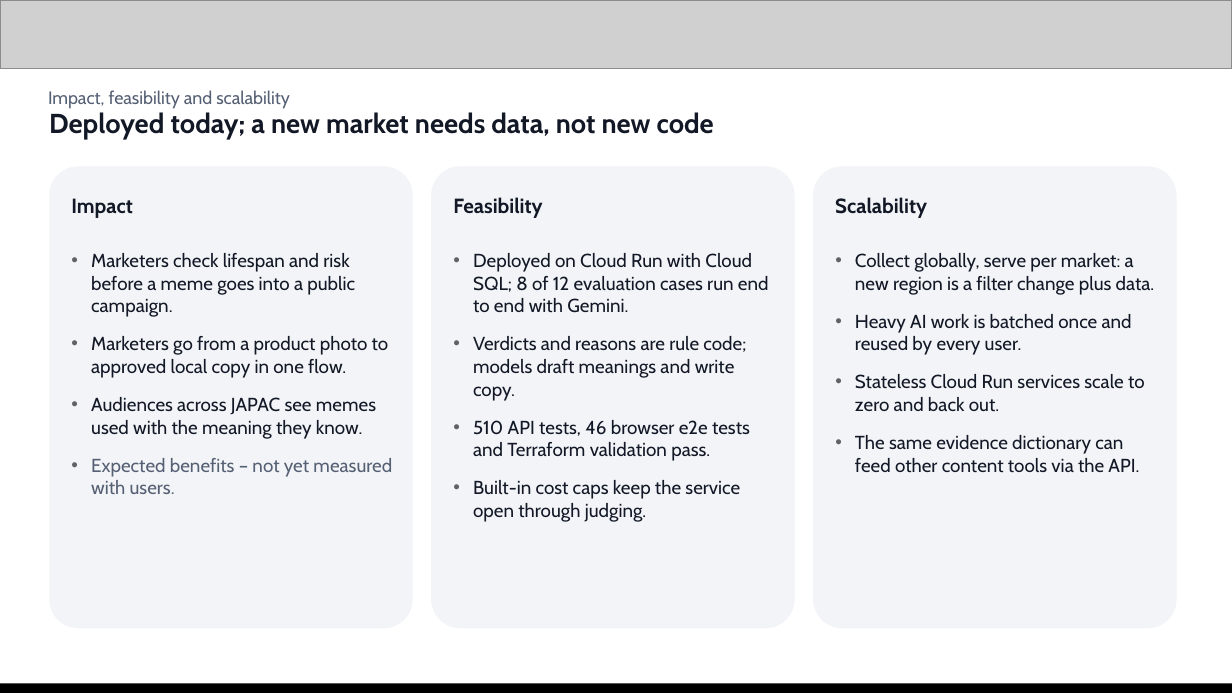
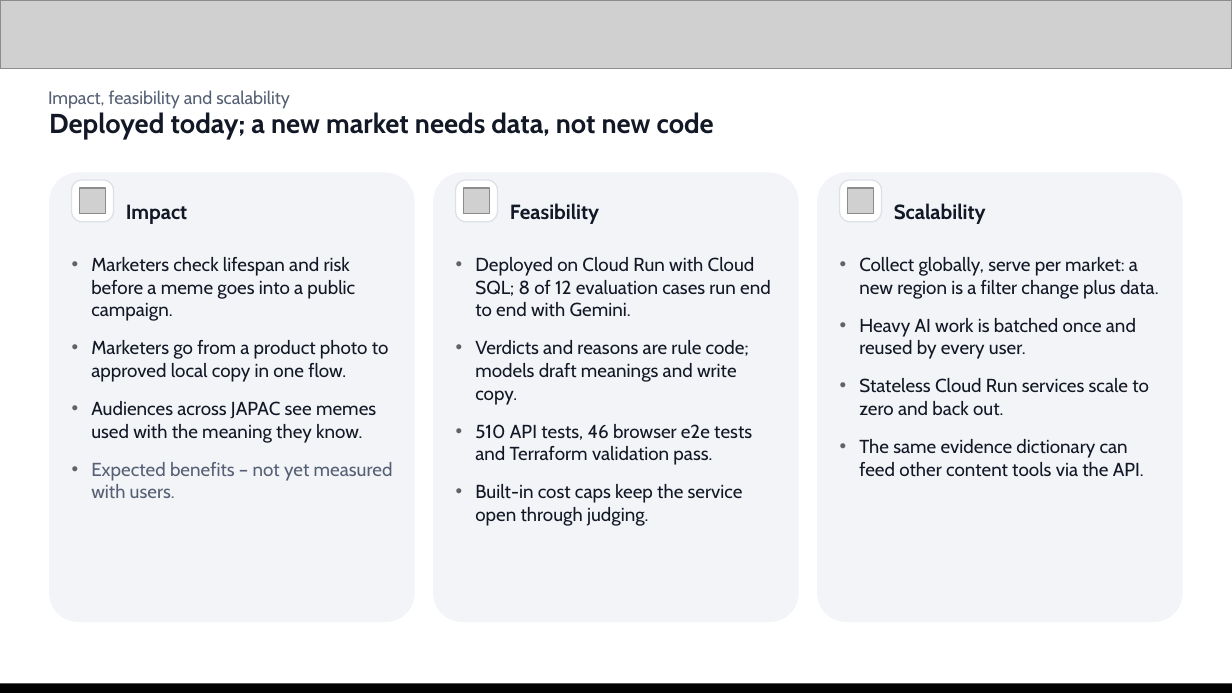
Before and after one commit to Sihyeon-Ji/trend-interpreter, a slide deck: slide 14 of docs/대회/제출/AI-Builder-Cup-제출-초안.pptx. Drawn at 1232x693 pixels with LibreOffice and Linux fonts; fonts in the diff are those of the drawing; grey boxes stand for pictures. Boxes give left, top, right and bottom in pixels: in the first picture for what was removed or moved away, otherwise in the second. Text is boxed around its words. In the diff, an @@ line names an element or a change of style, - is before the commit and + after.

Commit message:
docs: 덱 정렬·아이콘·새 아키텍처 그림, README 화면을 영어권과 새 구조 그림으로
- 덱: 모든 쪽 여백·시작·끝 위치를 같은 틀로 맞춤, lucide 아이콘 배지(사람 승인만 파란색)
- 6쪽 아키텍처를 영역 세 개·아이콘 카드·화살표로 다시 그림(Cloud Storage 스냅숏, 게시·백업 Jobs, 검수자 승인, 필요할 때만 켜는 L4 GPU 추가)
- 9쪽과 README 화면 사진을 영어권 둘러보기·영어 사전 항목(cooked)으로 교체
- README 구조 그림을 새 아키텍처로 바꾸고 범례 문구 갱신

```diff
--- a/docs/대회/제출/AI-Builder-Cup-제출-초안.pptx
+++ b/docs/대회/제출/AI-Builder-Cup-제출-초안.pptx
@@ rounded rectangle: place and size @@
-rounded rectangle at [49, 166, 413, 628]
+rounded rectangle at [49, 172, 415, 622]
@@ rounded rectangle: place and size @@
-rounded rectangle at [431, 166, 795, 628]
+rounded rectangle at [434, 172, 800, 622]
@@ rounded rectangle: place and size @@
-rounded rectangle at [813, 166, 1177, 628]
+rounded rectangle at [817, 172, 1183, 622]
@@ rounded rectangle added at [71, 180, 113, 222], fill #FFFFFF, outline #DCE1E8 0.75 pt @@
@@ picture added at [80, 188, 106, 214] @@
@@ text "Impact": place and size @@
-text "Impact" at [71, 198, 133, 218]
+text "Impact" at [126, 204, 188, 224]
@@ rounded rectangle added at [456, 180, 498, 222], fill #FFFFFF, outline #DCE1E8 0.75 pt @@
@@ picture added at [463, 188, 489, 214] @@
@@ text "Feasibility": place and size @@
-text "Feasibility" at [453, 197, 542, 218]
+text "Feasibility" at [510, 203, 599, 224]
@@ rounded rectangle added at [839, 180, 881, 222], fill #FFFFFF, outline #DCE1E8 0.75 pt @@
@@ picture added at [848, 188, 873, 214] @@
@@ text "Scalability": place and size @@
-text "Scalability" at [835, 197, 927, 218]
+text "Scalability" at [894, 203, 986, 224]
@@ text "Marketers check lifespan and risk ...": place and size @@
-text "Marketers check lifespan and risk ..." at [91, 253, 392, 494]
+text "Marketers check lifespan and risk ..." at [91, 257, 393, 498]
@@ text "Deployed on Cloud Run with ...": place and size @@
-text "Deployed on Cloud Run with ..." at [473, 253, 769, 522]
+text "Deployed on Cloud Run with ..." at [475, 257, 771, 526]
@@ text "Collect globally, serve per market: ...": place and size @@
-text "Collect globally, serve per market: ..." at [855, 253, 1155, 473]
+text "Collect globally, serve per market: ..." at [859, 257, 1159, 477]
```
Also in this commit, not shown: 13 other slides changed, 8 other files.
